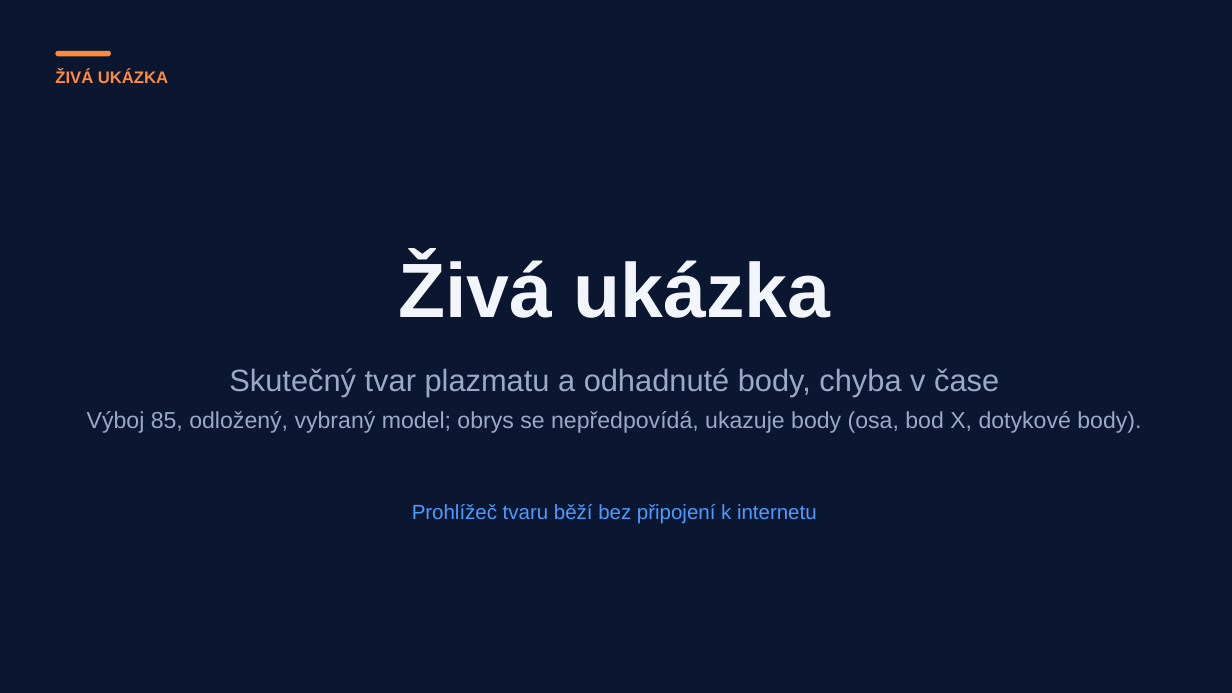
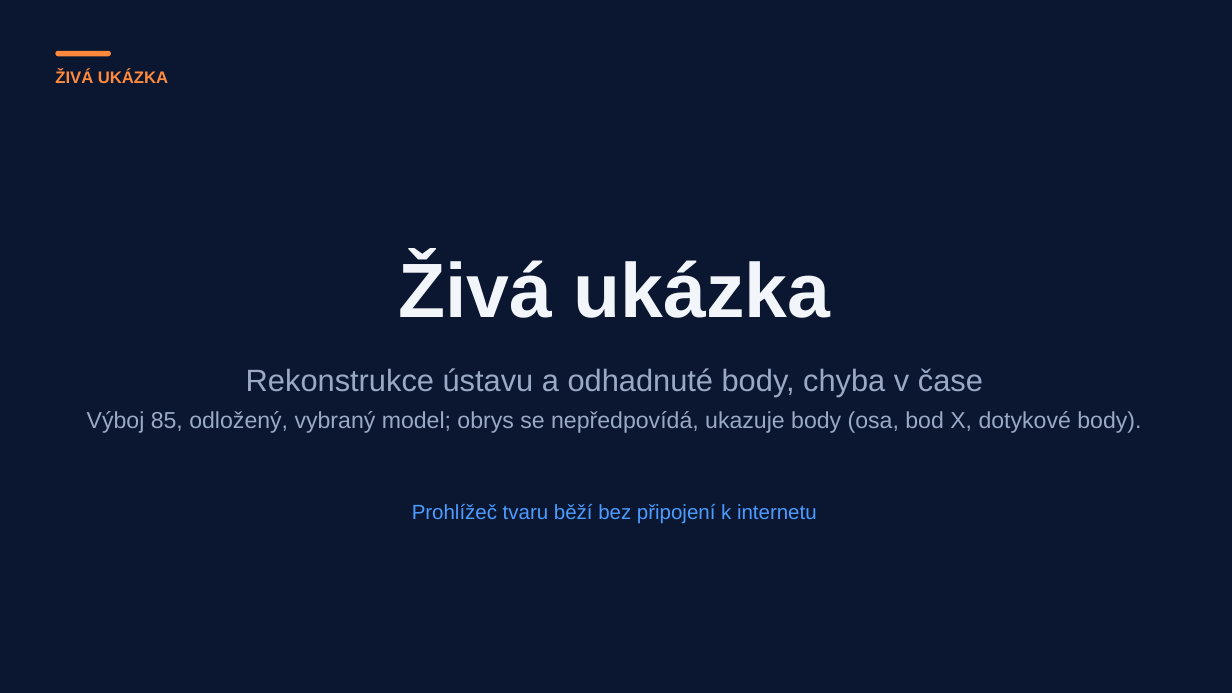
Before and after one commit to mschiller890/hackathon, a slide deck: slide 9 of presentation/deck/slides.pptx. Drawn at 1232x693 pixels with LibreOffice and Linux fonts; fonts in the diff are those of the drawing. Boxes give left, top, right and bottom in pixels: in the first picture for what was removed or moved away, otherwise in the second. Text is boxed around its words. In the diff, an @@ line names an element or a change of style, - is before the commit and + after.

```diff
--- a/presentation/deck/slides.pptx
+++ b/presentation/deck/slides.pptx
@@ text at (x1=246, y1=368, x2=983, y2=396): text changed @@
-Skutečný tvar plazmatu a odhadnuté body, chyba v čase
+Rekonstrukce ústavu a odhadnuté body, chyba v čase
```
Also in this commit, not shown: 2 other slides changed, 1 other file.
